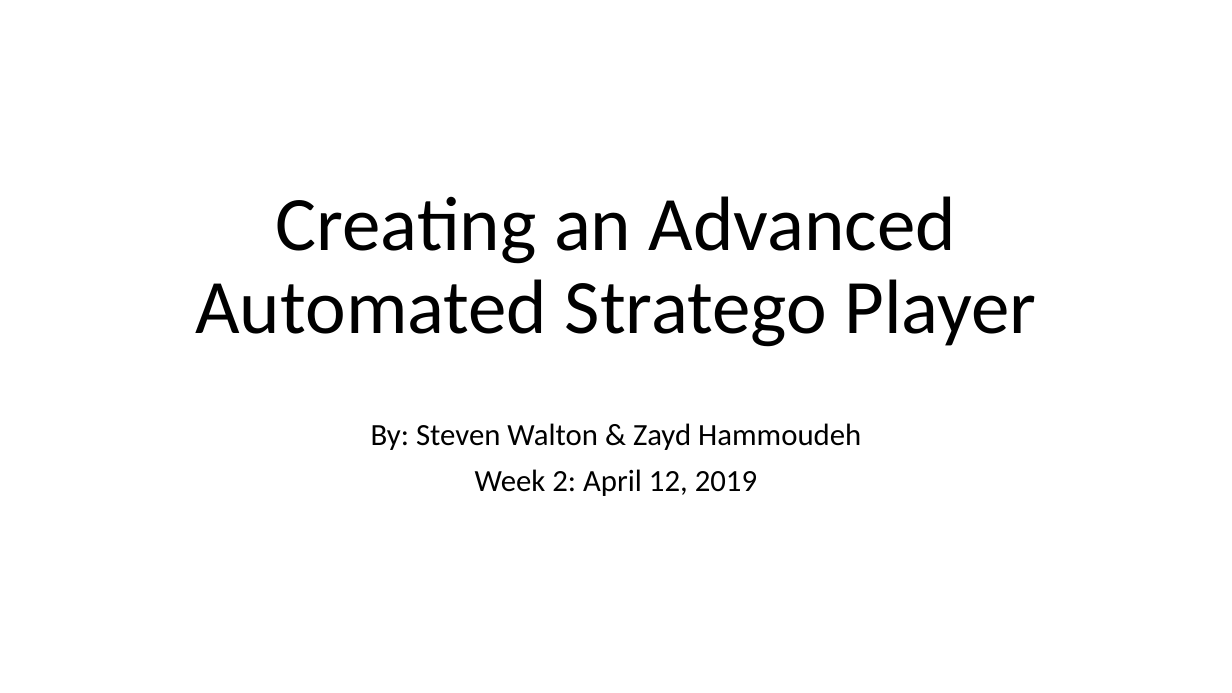
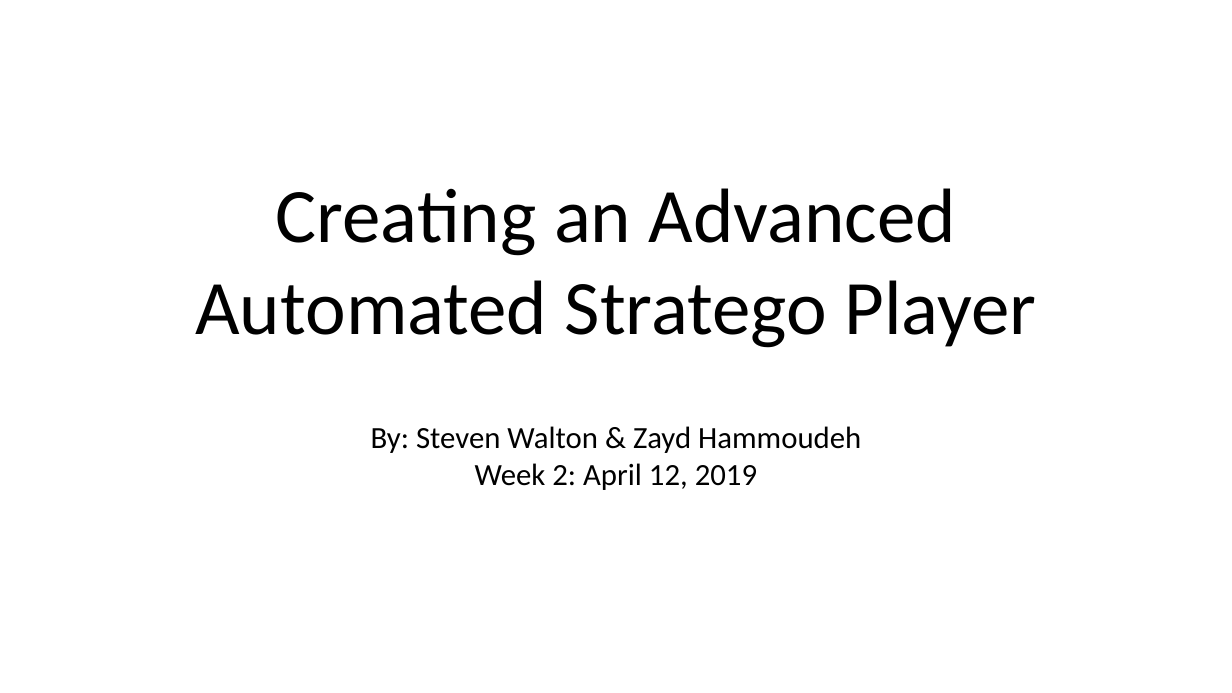
Before and after one commit to ZaydH/stratego, a slide deck: slide 1 of weekly_slides/cis510_meeting_2019_04_12.pptx. Drawn at 1232x693 pixels with LibreOffice and Linux fonts; fonts in the diff are those of the drawing. Boxes give left, top, right and bottom in pixels: in the first picture for what was removed or moved away, otherwise in the second. Text is boxed around its words. In the diff, an @@ line names an element or a change of style, - is before the commit and + after.

```diff
--- a/weekly_slides/cis510_meeting_2019_04_12.pptx
+++ b/weekly_slides/cis510_meeting_2019_04_12.pptx
@@ text "Creating an Advanced Automated Stratego ..." at bbox=[195, 188, 1036, 348]: line spacing 0.9 to 1 @@
@@ text "By: Steven Walton & Zayd ..." at bbox=[371, 426, 861, 490]: line spacing 0.9 to 1; less space between paragraphs @@
```
Also in this commit, not shown: 5 other slides changed, 1 slide added.
